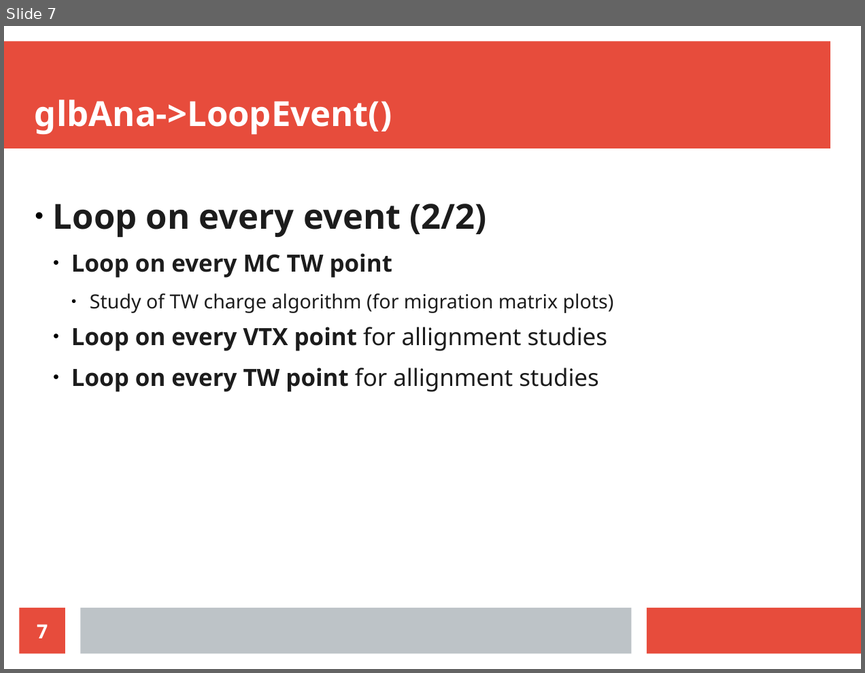
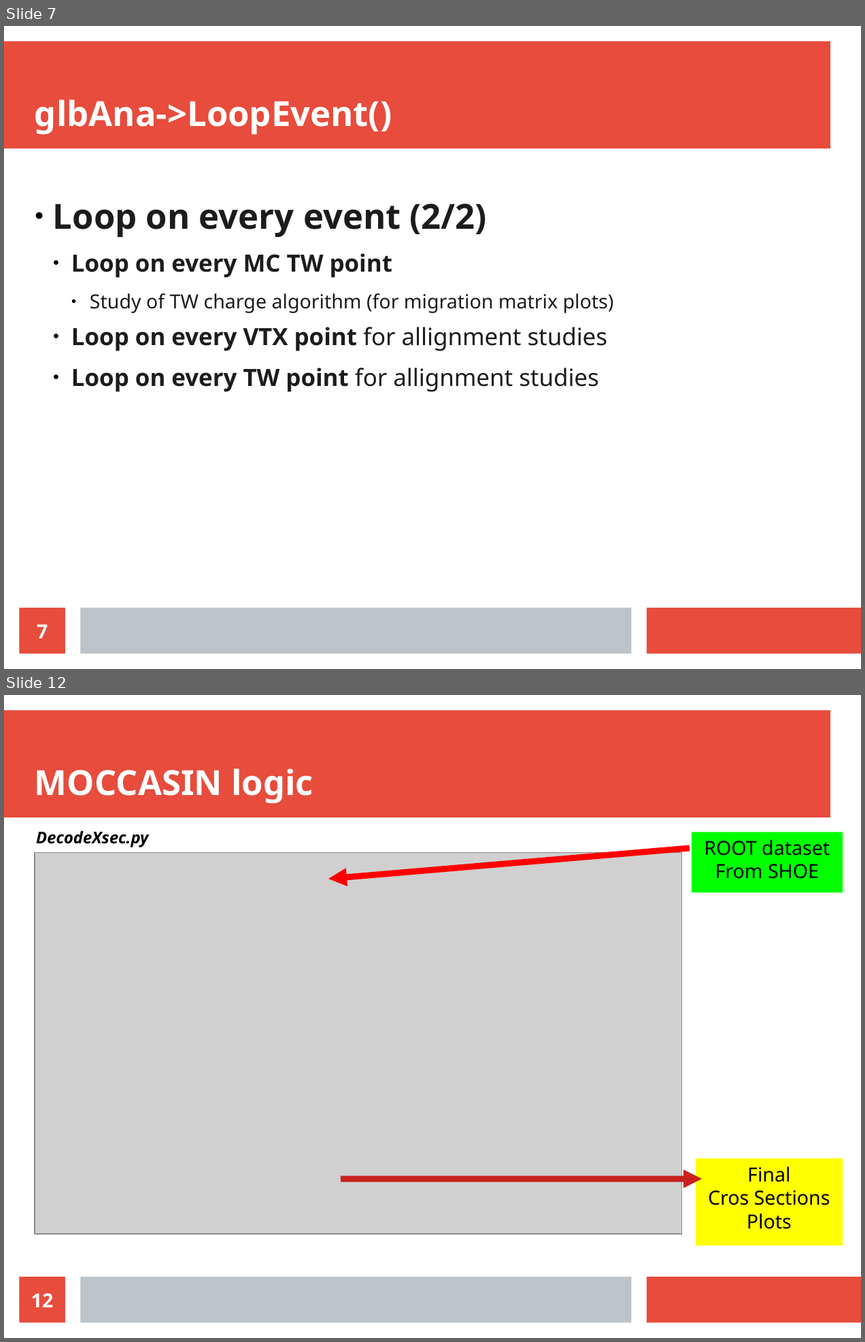
Before and after one commit to giacomoubaldi/FootPresentations, a slide deck: presentazioni/11-15 spiegazione classi/globalrecoana.odp. Shown one above the other, each under a label of ours: slide 7 before the commit, slides 7 and 12 after it; the slides between them are not shown. The pictures are 865x673 and 865x1342 pixels, drawn with LibreOffice and Linux fonts; fonts in the diff are those of the drawing; grey boxes stand for pictures. Boxes give left, top, right and bottom in pixels: in the first picture for what was removed or moved away, otherwise in the second. Text is boxed around its words. In the diff, an @@ line names an element or a change of style, - is before the commit and + after.

```diff
--- a/presentazioni/11-15 spiegazione classi/globalrecoana.odp
+++ b/presentazioni/11-15 spiegazione classi/globalrecoana.odp
@@ slide 12 added at [4, 695, 861, 1338], background #FFFFFF; not listed: 3 template elements that a slide beside it also shows @@
@@ title added at [35, 768, 313, 803], 32 pt, text #FFFFFF, bold @@
+MOCCASIN logic
@@ text added at [36, 831, 148, 847], 15 pt, text #000000, bold, italic @@
+DecodeXsec.py
@@ rectangle added at [691, 832, 842, 892], fill #00FF00, 18 pt, text #000000 @@
+ROOT dataset
+From SHOE
@@ picture added at [35, 852, 681, 1234] @@
@@ arrow added from (689, 848) to (328, 879), #FF0000 5.67 pt @@
@@ rectangle added at [696, 1158, 843, 1246], fill #FFFF00, 18 pt, text #000000 @@
+Final
+Cros Sections
+Plots
@@ arrow added from (341, 1178) to (702, 1178), #C9211E 5.67 pt @@
@@ page number added at [20, 1276, 65, 1323], fill #E74C3C, 18 pt, text #FFFFFF, bold @@
+12
```
Also in this commit, not shown: 2 slides changed, 5 other slides added.
